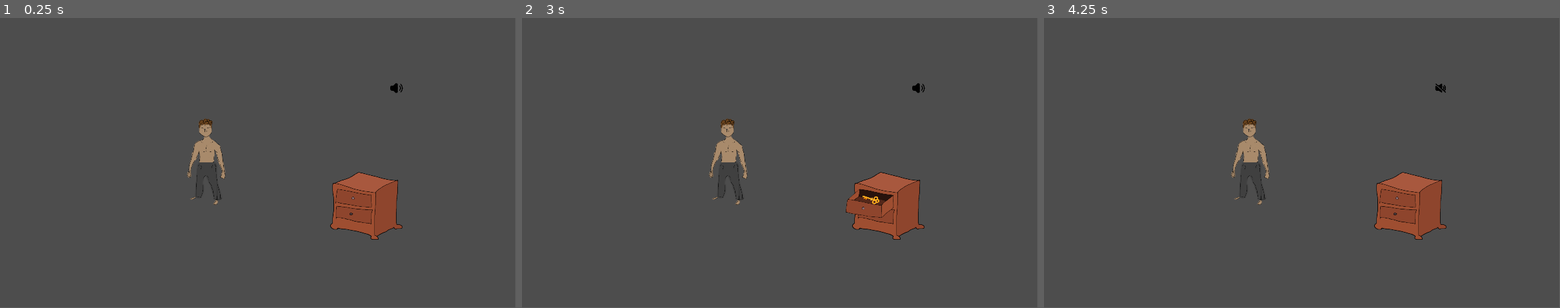
Above: before the commit, frames 1-3 (left to right).
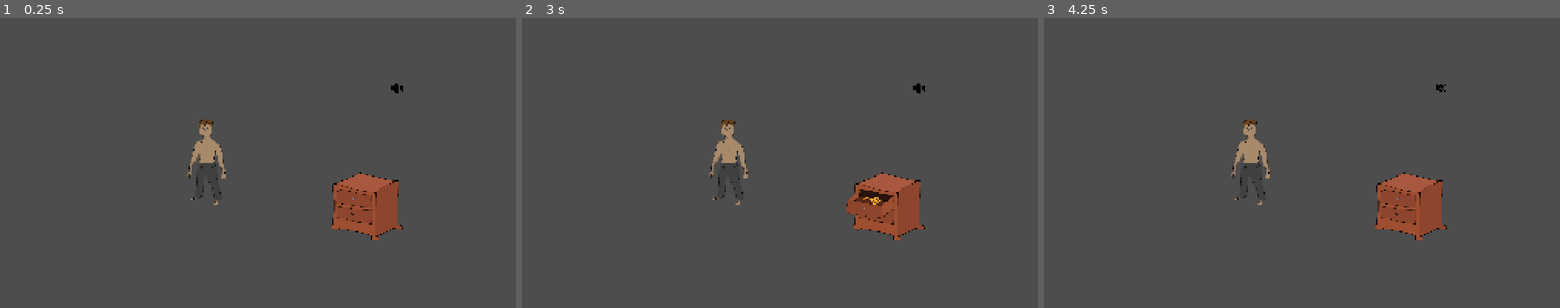
Above: after the commit, the same moments.

Repository: MichaelRRyan/GGJ-2026-Unmasked
Game: Godot game, scene res://Levels/feature_playground.tscn
Two runs of this game, one before a commit and one after it. Both use one fixed random seed, a clock stepped at 60 frames per second and the inputs below.
Inputs (mouse positions are in pixels of both pictures, inside the frame that each line leads up to):
- Up to frame 1 (0.25 s): no input
- Up to frame 2 (3 s): click (919, 87) at 0.5 s; click (919, 87) at 1.25 s; click (919, 87) at 2 s; tap Enter at 2.75 s; move the mouse to (878, 197) at 2.77 s; press the mouse at (878, 197) at 2.78 s
- Up to frame 3 (4.25 s): tap Space at 3.5 s; move the mouse to (1394, 197) at 3.52 s; release the mouse at (1394, 197) at 3.53 s; click (1394, 197) at 3.6 s
In our replay, the window is 799x449 before the commit and 800x450 after it. These sizes can differ from the game's own. Grey fills any space a smaller window leaves; there, only what the larger window draws over its background counts as a difference.

The runs differ from the first frame. In frame 1, 0.6% of the frame differs, in the area x 36-79%, y 22-77%; in frame 2, 0.6%; in frame 3, 0.6%.

Commit message:
Added the nun character and basic dialogue

Diff:
--- a/Content/Characters/base_character_data.json
+++ b/Content/Characters/base_character_data.json
@@ -3,5 +3,10 @@
 		"next_dialogue_tag": "person_text_1",
 		"is_thirsty": false,
 		"affection_score": 0.0
+	},
+	"nun": {
+		"next_dialogue_tag": "nun_0",
+		"is_thirsty": false,
+		"affection_score": 0.0
 	}
 }
--- a/Content/Dialogue/dialogue_data.json
+++ b/Content/Dialogue/dialogue_data.json
@@ -69,5 +69,36 @@
 		"text": "You've expended all my dialogue",
 		"next_dialogue_tag": "person_text_3"
 	  }
+	],
+	"nun_0": [
+	{
+		"conditions": [],
+		"text": "Hello my child. What troubles you?",
+		"next_dialogue_tag": "nun_0",
+		"responses": [
+			{
+				"text": "Hello, how are you keeping?",
+				"next_dialogue_tag": "nun_howareyou"
+			},
+			{
+				"text": "Hello, I've just moved here, what can you tell me about this town?",
+				"next_dialogue_tag": "nun_whatofthistown"
+			}
+		]
+	}
+	],
+	"nun_howareyou": [
+		{
+		"conditions": [],
+		"text": "Oh I'm okay don't you worry about me...",
+		"next_dialogue_tag": "nun_0"
+		}
+	],
+	"nun_whatofthistown": [
+		{
+		"conditions": [],
+		"text": "Oh well a very warm welcome to you! This town is a lovely place, though it's been odd lately...",
+		"next_dialogue_tag": "nun_0"
+		}
 	]
-  }
+}
--- a/Features/DialogueSystem/dialogue_interface.gd
+++ b/Features/DialogueSystem/dialogue_interface.gd
@@ -54,7 +54,7 @@
 
 	var dialogue_data : DialogueData = picker.option_selected(option_no)
 	if dialogue_data != null:
-		_display_dialogue(dialogue_data)
+		call_deferred("_display_dialogue", dialogue_data)
 	else:
 		visible = false
 
--- a/Features/DialogueSystem/dialogue_option.tscn
+++ b/Features/DialogueSystem/dialogue_option.tscn
@@ -1,5 +1,5 @@
 [gd_scene format=3 uid="uid://2onvsnnmxmu4"]
 
-[node name="Option1" type="Button"]
+[node name="Option1" type="Button" unique_id=629797611]
 size_flags_vertical = 3
 text = "Your are very wrong"
--- /dev/null
+++ b/Features/NPC2D/nun.tscn
@@ -0,0 +1,20 @@
+[gd_scene format=3 uid="uid://ckkxw1vk768ek"]
+
+[ext_resource type="Script" uid="uid://b8y6k8dt3bkyb" path="res://Features/NPC2D/npc2d.gd" id="1_salo4"]
+[ext_resource type="Texture2D" uid="uid://coag1seqohda6" path="res://Assets/Images/Nun/nun.png" id="2_salo4"]
+
+[sub_resource type="CapsuleShape2D" id="CapsuleShape2D_wcxq7"]
+radius = 15.0
+height = 78.0
+
+[node name="Nun" type="Area2D" unique_id=2110108148]
+script = ExtResource("1_salo4")
+npc_tag = "nun"
+
+[node name="Sprite2D" type="Sprite2D" parent="." unique_id=230860160]
+texture_filter = 1
+texture = ExtResource("2_salo4")
+
+[node name="CollisionShape2D" type="CollisionShape2D" parent="." unique_id=1138707699]
+position = Vector2(5, 17)
+shape = SubResource("CapsuleShape2D_wcxq7")
--- a/Levels/level_base.tscn
+++ b/Levels/level_base.tscn
@@ -9,8 +9,6 @@
 [node name="LevelBase" type="Node2D" unique_id=391544845]
 
 [node name="Camera2D" type="Camera2D" parent="." unique_id=2019926313]
-position = Vector2(551, 323)
-zoom = Vector2(0.6, 0.6)
 
 [node name="DialogueUI" type="CanvasLayer" parent="." unique_id=1577558631]
 
--- a/Levels/level_overworld.tscn
+++ b/Levels/level_overworld.tscn
@@ -2,16 +2,20 @@
 
 [ext_resource type="PackedScene" uid="uid://p8me13tpt1is" path="res://Levels/level_base.tscn" id="1_sd851"]
 [ext_resource type="Texture2D" uid="uid://cw2nfq23q337t" path="res://Assets/Images/Village/basic landscape.png" id="2_aj14r"]
-[ext_resource type="PackedScene" uid="uid://cnaobu41hshdd" path="res://Features/NPC2D/npc.tscn" id="2_vbnw2"]
+[ext_resource type="PackedScene" uid="uid://ckkxw1vk768ek" path="res://Features/NPC2D/nun.tscn" id="4_0ydao"]
 
 [node name="Overworld" unique_id=391544845 instance=ExtResource("1_sd851")]
 
-[node name="NPC" parent="Entities" parent_id_path=PackedInt32Array(721033671) index="0" unique_id=2110108148 instance=ExtResource("2_vbnw2")]
-position = Vector2(616.3972, 350.9941)
+[node name="Camera2D" parent="." index="0" unique_id=2019926313]
+zoom = Vector2(3, 3)
+
+[node name="Nun" parent="Entities" parent_id_path=PackedInt32Array(721033671) index="0" unique_id=954757649 instance=ExtResource("4_0ydao")]
+position = Vector2(117, 53)
 
 [node name="BasicLandscape" type="Sprite2D" parent="." index="4" unique_id=1079110281]
 z_index = -1
-position = Vector2(572, 399)
+position = Vector2(2.9999924, -3.0000076)
+scale = Vector2(0.20377554, 0.20377554)
 texture = ExtResource("2_aj14r")
 
-[connection signal="npc_clicked" from="Entities/NPC" to="Systems/DialogueController" method="show_dialogue"]
+[connection signal="npc_clicked" from="Entities/Nun" to="Systems/DialogueController" method="show_dialogue"]
--- a/project.godot
+++ b/project.godot
@@ -24,6 +24,7 @@
 window/size/viewport_width=1920
 window/size/viewport_height=1080
 window/size/mode=2
+window/stretch/mode="canvas_items"
 
 [input]
 
